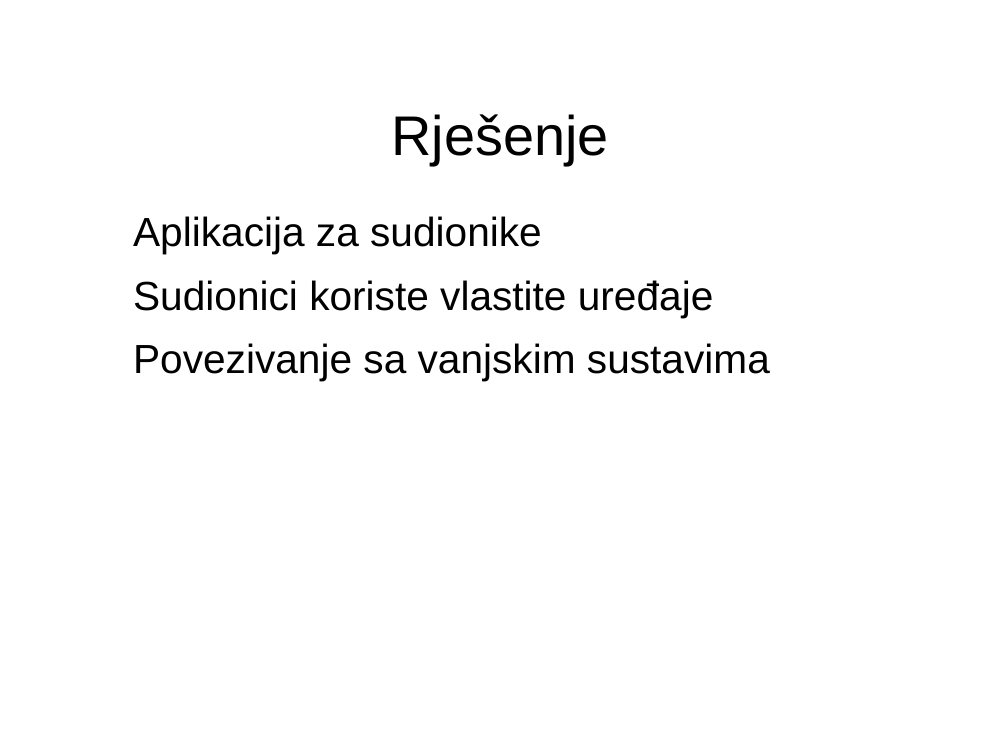
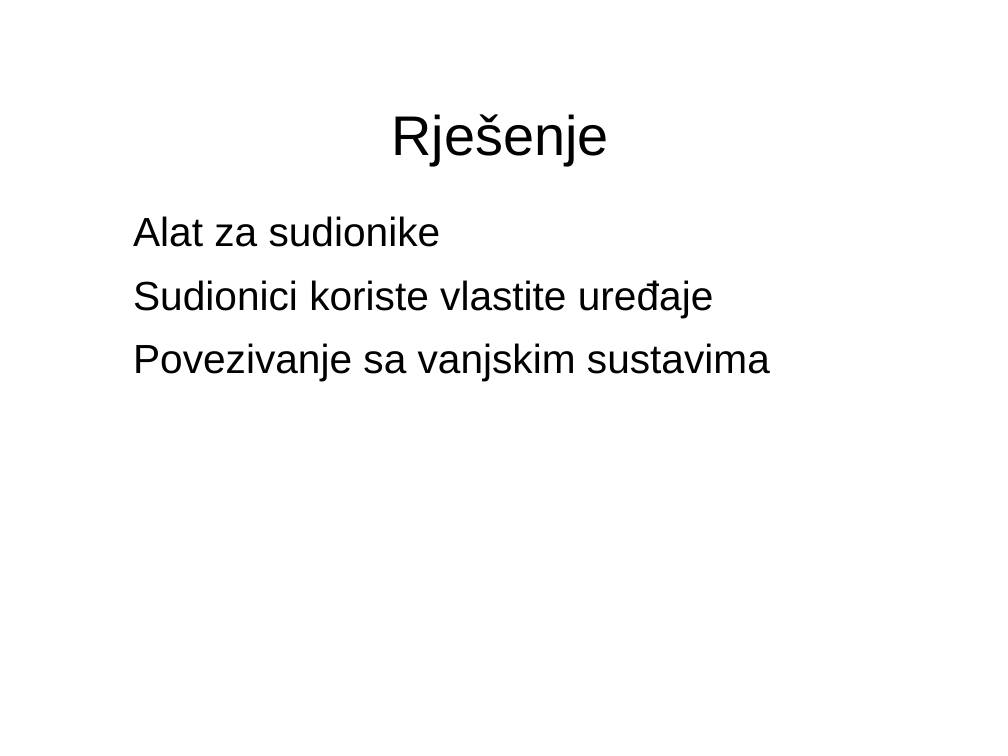
Before and after one commit to vidra74/Futura, a slide deck: slide 4 of Futura_StartUp.odp. Drawn at 1008x756 pixels with LibreOffice and Linux fonts; fonts in the diff are those of the drawing; background and template pictures are left out. Boxes give left, top, right and bottom in pixels: in the first picture for what was removed or moved away, otherwise in the second. Text is boxed around its words. In the diff, an @@ line names an element or a change of style, - is before the commit and + after.

```diff
--- a/Futura_StartUp.odp
+++ b/Futura_StartUp.odp
@@ text at [133,216,441,247]: text changed @@
-Aplikacija za sudionike
+Alat za sudionike
```
Also in this commit, not shown: 5 other slides changed, 3 other files.
